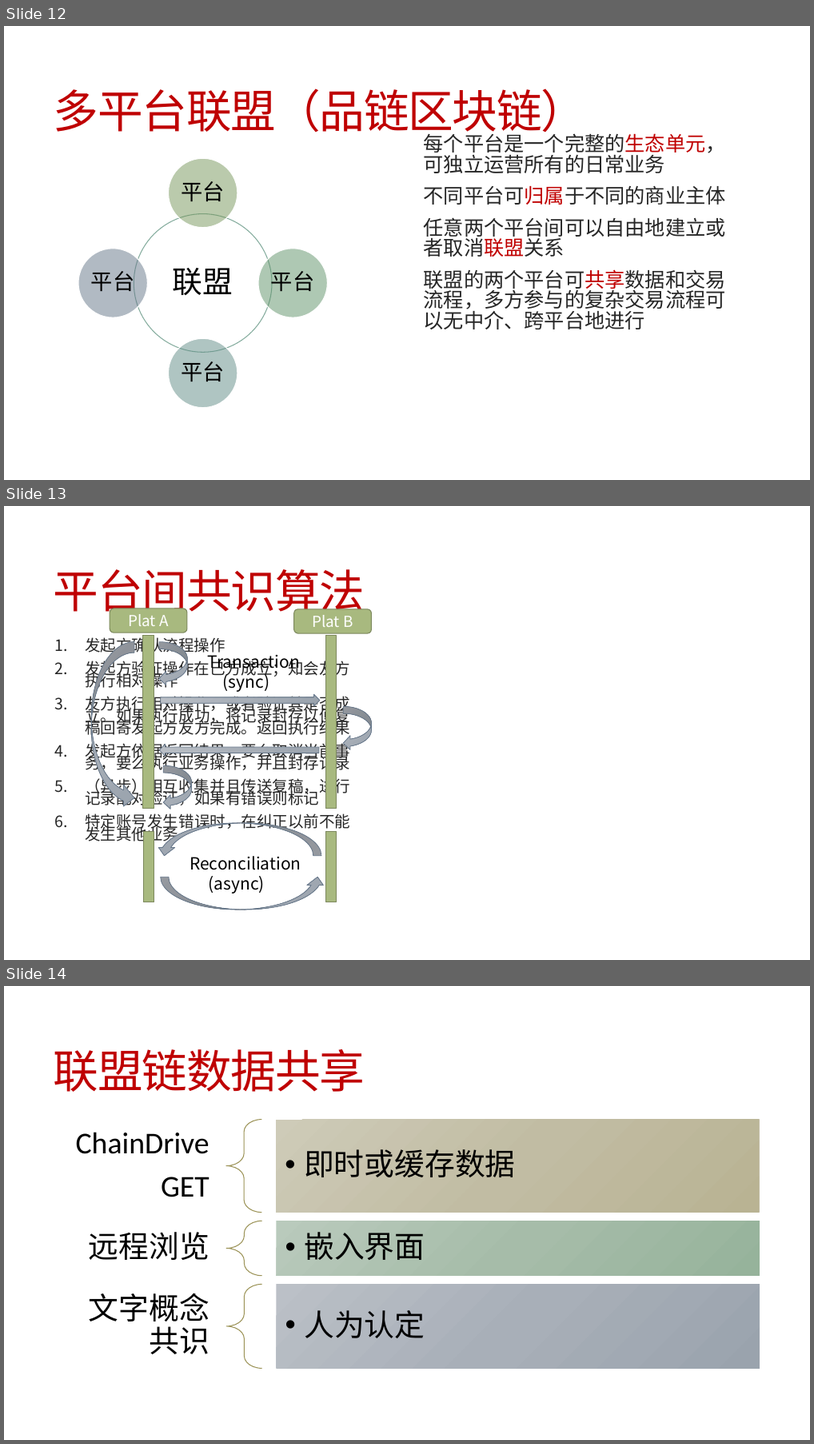
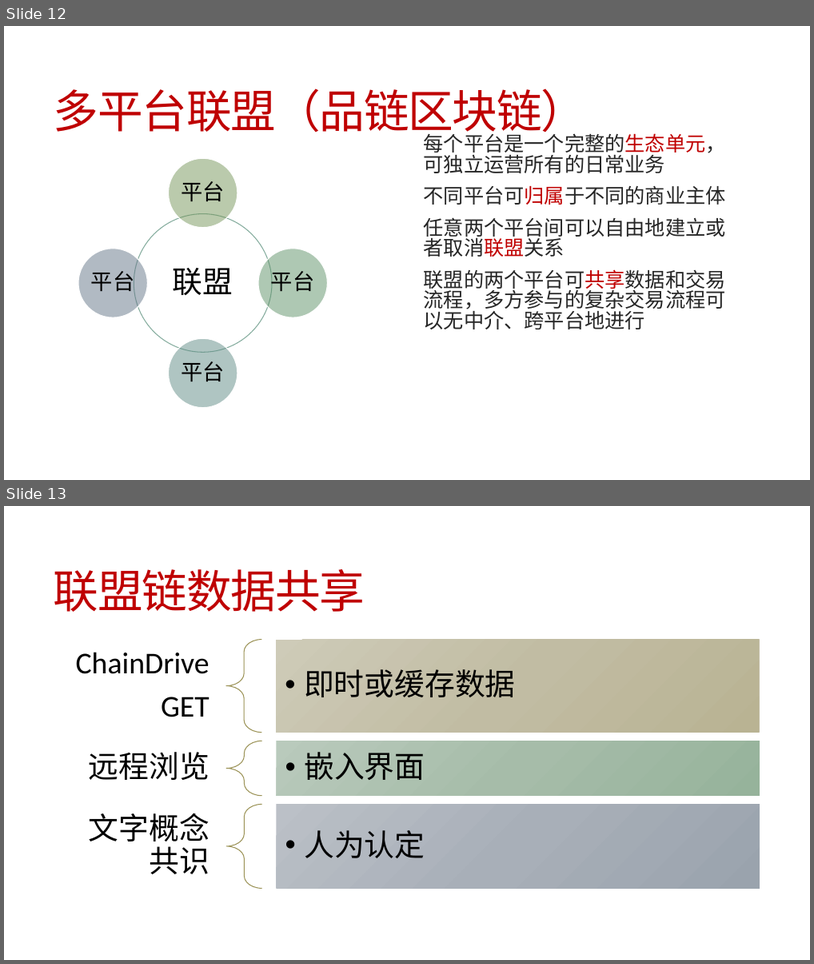
Before and after one commit to jzgi/chainsmart, a slide deck: Docs/中惠农通平台设计.pptx. Shown one above the other, each under a label of ours: slides 12, 13 and 14 before the commit, slides 12 and 13 after it. The pictures are 814x1444 and 814x964 pixels, drawn with LibreOffice and Linux fonts; fonts in the diff are those of the drawing. Boxes give left, top, right and bottom in pixels: in the first picture for what was removed or moved away, otherwise in the second. Text is boxed around its words. In the diff, an @@ line names an element or a change of style, - is before the commit and + after.

```diff
--- a/Docs/中惠农通平台设计.pptx
+++ b/Docs/中惠农通平台设计.pptx
@@ slide 13 removed at (4,506,810,960), background #FFFFFF @@
@@ title removed at (54,569,365,619) @@
-平台间共识算法
@@ group removed at (91,608,372,909): 4 rectangles, 3 curved left arrows, 2 curved up arrows, 2 texts, 2 rounded rectangles, 1 right arrow, 1 left arrow, 1 curved right arrow @@
-Reconciliation
-(async)
-Transaction
-(sync)
-Plat A
-Plat B
@@ text removed at (85,635,350,844) @@
-1. 发起方确认流程操作
-2. 发起方验证操作在己方成立；知会友方执行相对操作
-3. 友方执行相对操作，或者验证其是否成立。如果执行成功，将记录封存以便复稿回寄发起方友方完成。返回执行结果
-4. 发起方依据返回结果，要么取消当前事务，要么执行业务操作，并且封存记录
-5. （异步）相互收集并且传送复稿，进行记录配对验证，如果有错误则标记
-6. 特定账号发生错误时，在纠正以前不能发生其他业务
@@ what was slide 14 is now slide 13 @@
```
Also in this commit, not shown: 4 slides changed, 1 slide added, 5 other slides removed, 12 other files.
